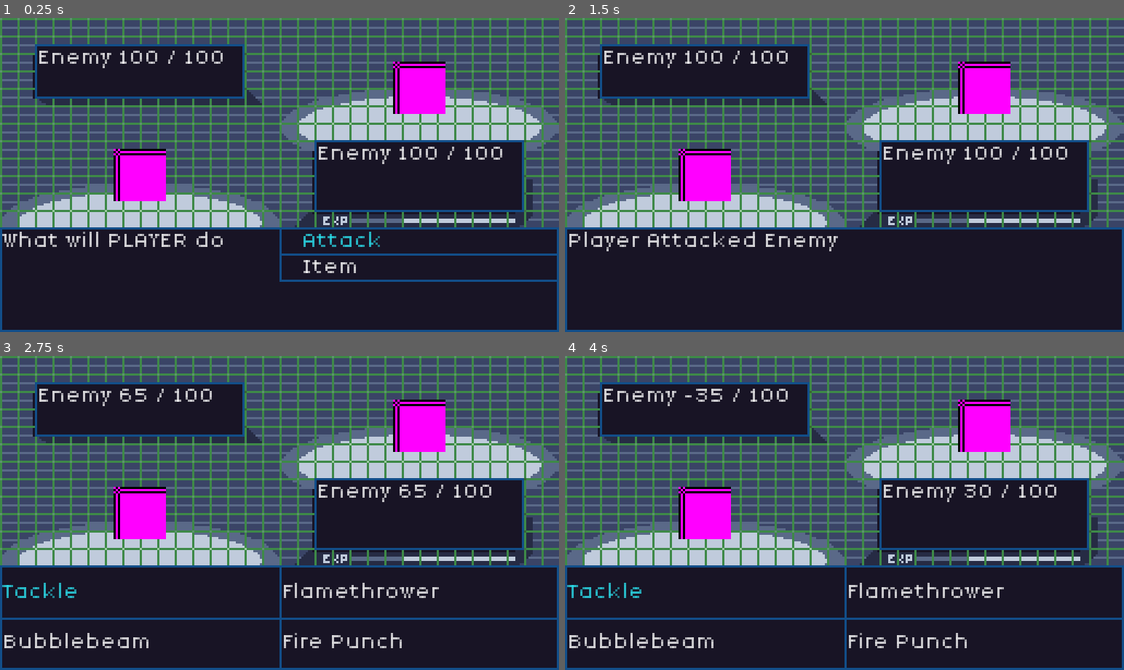
Above: before the commit, frames 1-4 (two rows, left to right).
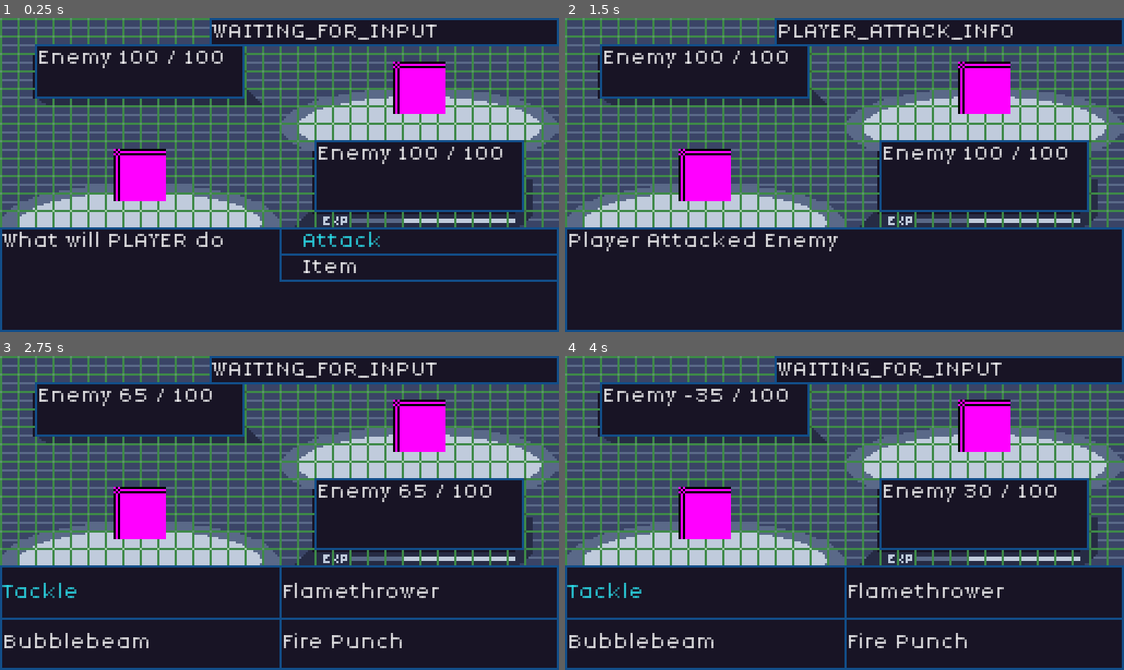
Above: after the commit, the same moments.

Repository: JakeTaussig/rpg-rougelike
Game: Godot game, scene res://scenes/battle.tscn
Same seed, same stepped clock (60 frames per second), same inputs: the game is played once before the commit and once after it.
Inputs:
- Up to frame 1 (0.25 s): no input
- Up to frame 2 (1.5 s): click "Attack" at 0.5 s; click "Tackle" at 1.25 s
- Up to frame 3 (2.75 s): tap Enter (ui_accept) at 2, 2.27 s
- Up to frame 4 (4 s): click "Flamethrower" at 2.75 s; tap Enter (ui_accept) at 3.5, 3.77 s

The runs differ from the first frame. In frame 1, 5.6% of the frame differs, in the area x 37-100%, y 0-10%; in frame 2, 5.6%; in frame 3, 5.6%; in frame 4, 5.6%.

Commit message:
add state display (for debug purposes)

Diff:
--- a/scenes/battle.tscn
+++ b/scenes/battle.tscn
@@ -113,6 +113,14 @@
 unique_name_in_owner = true
 position = Vector2(192, 32)
 
+[node name="StateDisplay" type="Label" parent="."]
+unique_name_in_owner = true
+offset_left = 96.0
+offset_right = 255.0
+offset_bottom = 12.0
+theme = ExtResource("2_p1qf1")
+text = "state:"
+
 [connection signal="pressed" from="BottomBar/Action/Attack" to="." method="_on_attack_pressed"]
 [connection signal="pressed" from="BottomBar/Attack/Move1" to="." method="_on_move_pressed" binds= [0]]
 [connection signal="pressed" from="BottomBar/Attack/Move2" to="." method="_on_move_pressed" binds= [1]]
--- a/scripts/battle.gd
+++ b/scripts/battle.gd
@@ -23,6 +23,8 @@
 func _update_state(new_state: State):
 	var old_state = state
 	state = new_state
+
+	%StateDisplay.text = State.keys()[state]
 
 	if old_state == State.WAITING_FOR_INPUT:
 		%Action.visible = true
